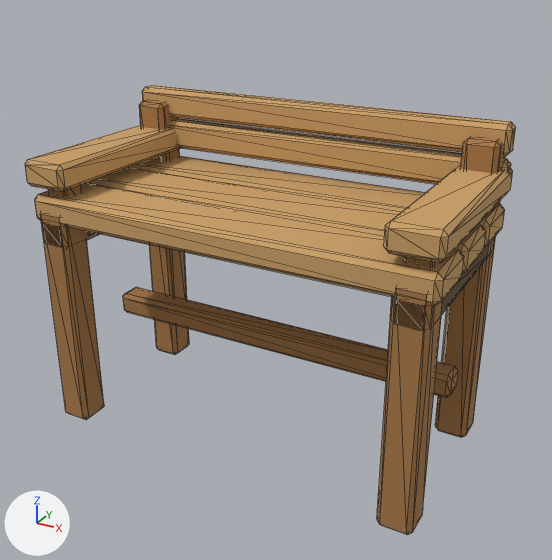
Renders of the glTF model assets/farm/art/deco_bench.glb from each side of a commit.
One viewpoint serves both versions: a 50 mm camera at (0.93, -1.632, 1.266) aimed at (0.037, -0.008, 0.454). The lights are fixed; the arrows at lower left show +X, +Y and +Z. The first picture is the older version. Mesh edges are drawn as thin lines. Vertices at exactly the same position are counted once.

The scene before the commit, as lines of its bpy script (objects in view):
```python
me_cube_114 = bpy.data.meshes.new('Cube.114')
me_cube_114.from_pydata(...)  # 384 vertices, 704 faces; spans x -0.555..0.555, y -0.275..0.275, z 0.0..0.875
me_cube_114.materials.append(mat_farm_vertex_paint)
ob_deco_bench = bpy.data.objects.new('deco_bench', me_cube_114)
ob_deco_bench.location = (0.0, 0.0, 0.0)
```
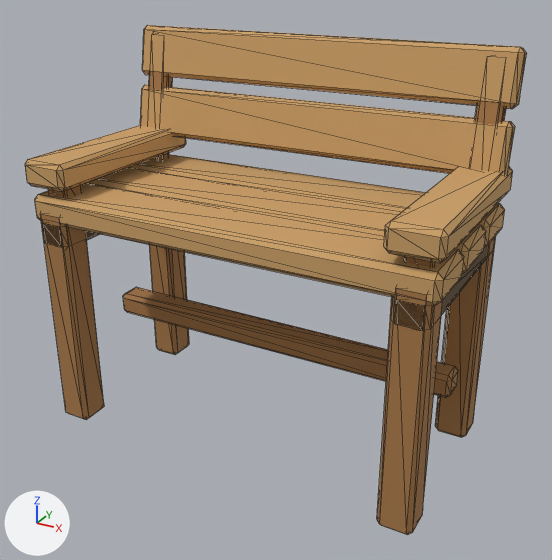
Changed parts and their boxes (x1, y1, x2, y2) in the pictures (552 x 560 px):
'deco_bench', reshaped (13% taller)
    before: (25, 85, 516, 535)
    after: (25, 25, 527, 535)
part 1 of me_cube_114, rebuilt
    before: (170, 118, 511, 184)
    after: (140, 85, 515, 174)
part 2 of me_cube_114, added (brown)
    after: (149, 71, 173, 160)
part 3 of me_cube_114, added (brown)
    after: (475, 101, 506, 125)
part 4 of me_cube_114, added (brown)
    after: (142, 25, 527, 109)
part 5 of me_cube_114, built on
    before: (139, 85, 516, 436)
    after: (149, 236, 496, 436)

What changed in the scene script:
```text
Change me_cube_114:
    used by ob_deco_bench; location = (0.0, 0.0, 0.0)
    remove me_cube_114.from_pydata(...)  # 384 vertices, 704 faces; spans x -0.555..0.555, y -0.275..0.275, z 0.0..0.875
    add me_cube_114.from_pydata(...)  # 432 vertices, 792 faces; spans x -0.555..0.555, y -0.275..0.289, z 0.0..1.048
    me_cube_114 part 1: the loose piece of 24 vertices spanning x -0.55..0.55, y 0.212..0.267, z 0.704..0.784 is rebuilt with 24 vertices and now spans x -0.55..0.55, y 0.19..0.259, z 0.739..0.881
    me_cube_114 part 2: a new loose piece of 24 vertices spanning x -0.523..-0.457, y 0.168..0.285, z 0.608..1.032, in mat_farm_vertex_paint
    me_cube_114 part 3: a new loose piece of 24 vertices spanning x 0.457..0.523, y 0.168..0.285, z 0.608..1.032, in mat_farm_vertex_paint
    me_cube_114 part 4: a new loose piece of 24 vertices spanning x -0.55..0.55, y 0.219..0.289, z 0.906..1.048, in mat_farm_vertex_paint
    me_cube_114 part 5
    24 vertices are removed from x -0.55..0.55, y 0.212..0.267, z 0.795..0.875
    44 faces are deleted
    24 vertices in x -0.535..0.535, y 0.175..0.265, z 0.828..0.84 move by (0.0, 0.0, -0.205)
```
